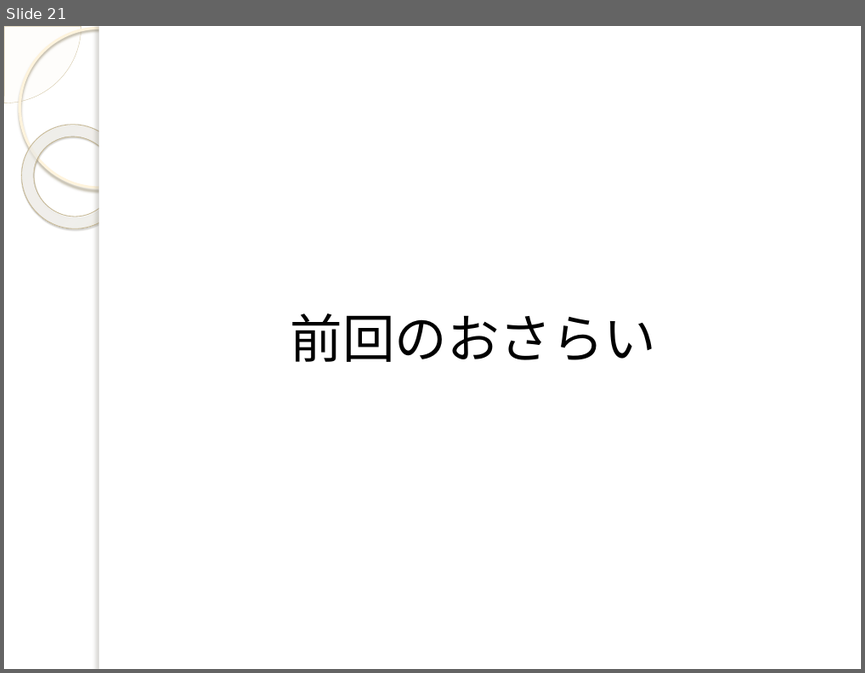
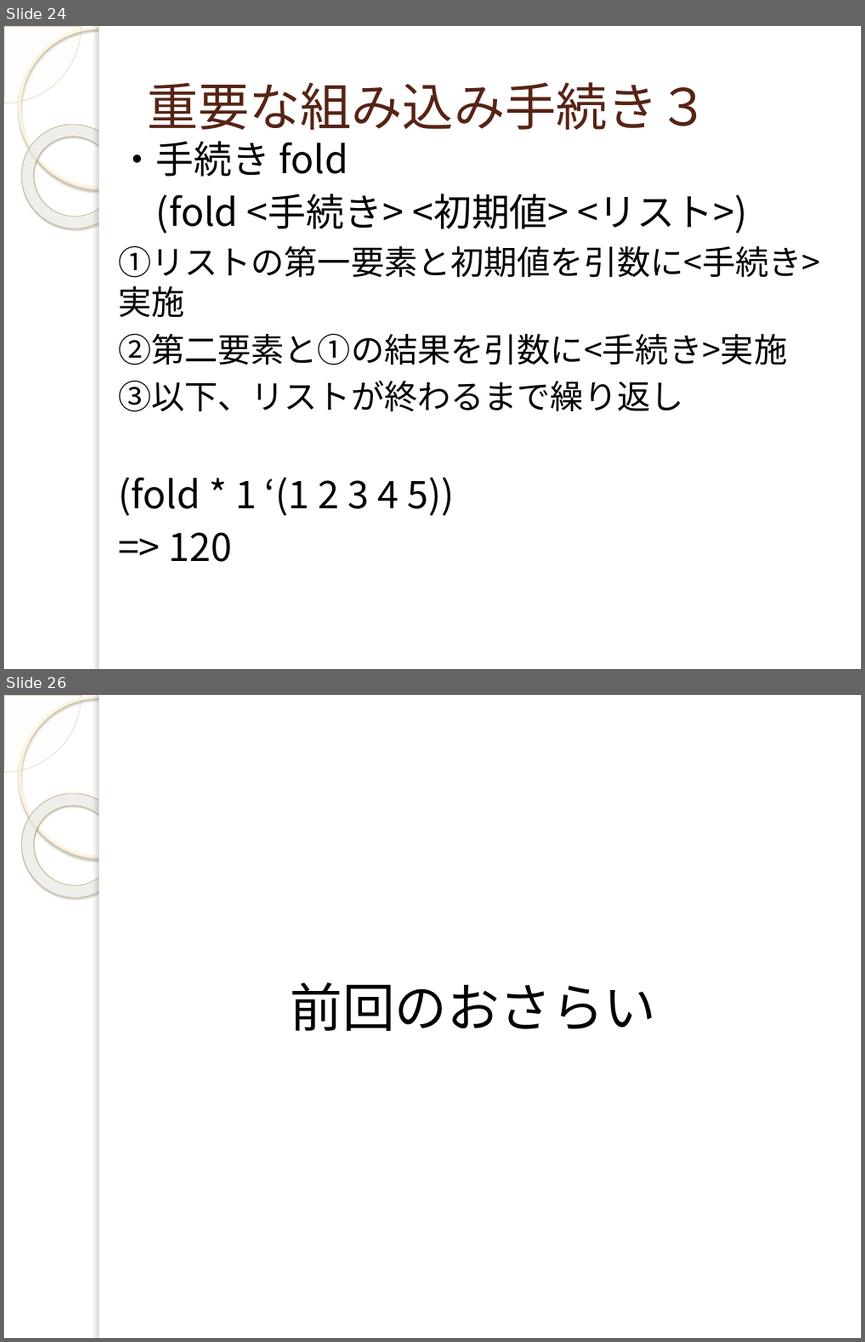
Before and after one commit to yuridonus/FEstudy, a slide deck: scheme.pptx. Shown one above the other, each under a label of ours: slide 21 before the commit, slides 24 and 26 after it; the slides between them are not shown. The pictures are 865x673 and 865x1342 pixels, drawn with LibreOffice and Linux fonts; fonts in the diff are those of the drawing; background and template pictures are left out. Boxes give left, top, right and bottom in pixels: in the first picture for what was removed or moved away, otherwise in the second. Text is boxed around its words. In the diff, an @@ line names an element or a change of style, - is before the commit and + after.

```diff
--- a/scheme.pptx
+++ b/scheme.pptx
@@ slide 24 added at <box>4,26,861,669</box>, background picture (left out); not listed: 5 template elements that a slide beside it also shows @@
@@ title added at <box>147,82,710,130</box>, 43 pt, text #572314 @@
+重要な組み込み手続き３
@@ text added at <box>118,141,820,562</box>, 28 pt, text #000000 @@
+・手続き fold
+(fold <手続き> <初期値> <リスト>)
+①リストの第一要素と初期値を引数に<手続き>実施
+②第二要素と①の結果を引数に<手続き>実施
+③以下、リストが終わるまで繰り返し
+(fold * 1 ‘(1 2 3 4 5))
+=> 120
@@ what was slide 21 is now slide 26 @@
```
Also in this commit, not shown: 6 slides changed, 8 other slides added, 4 slides removed.
